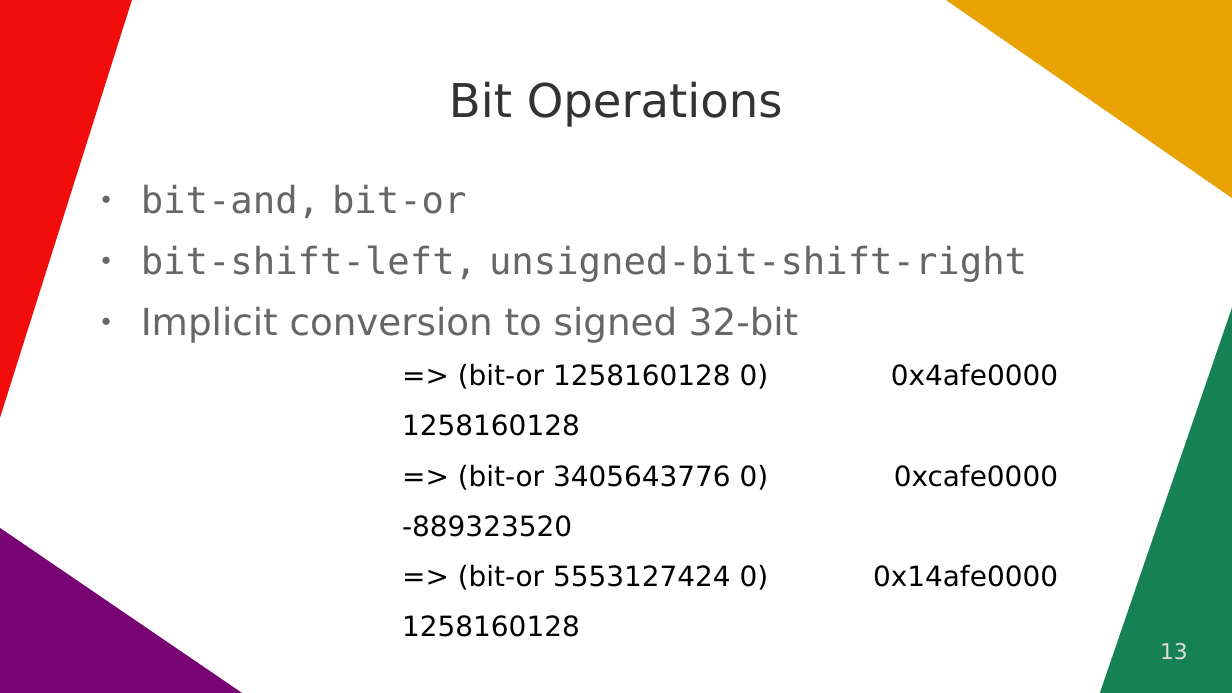
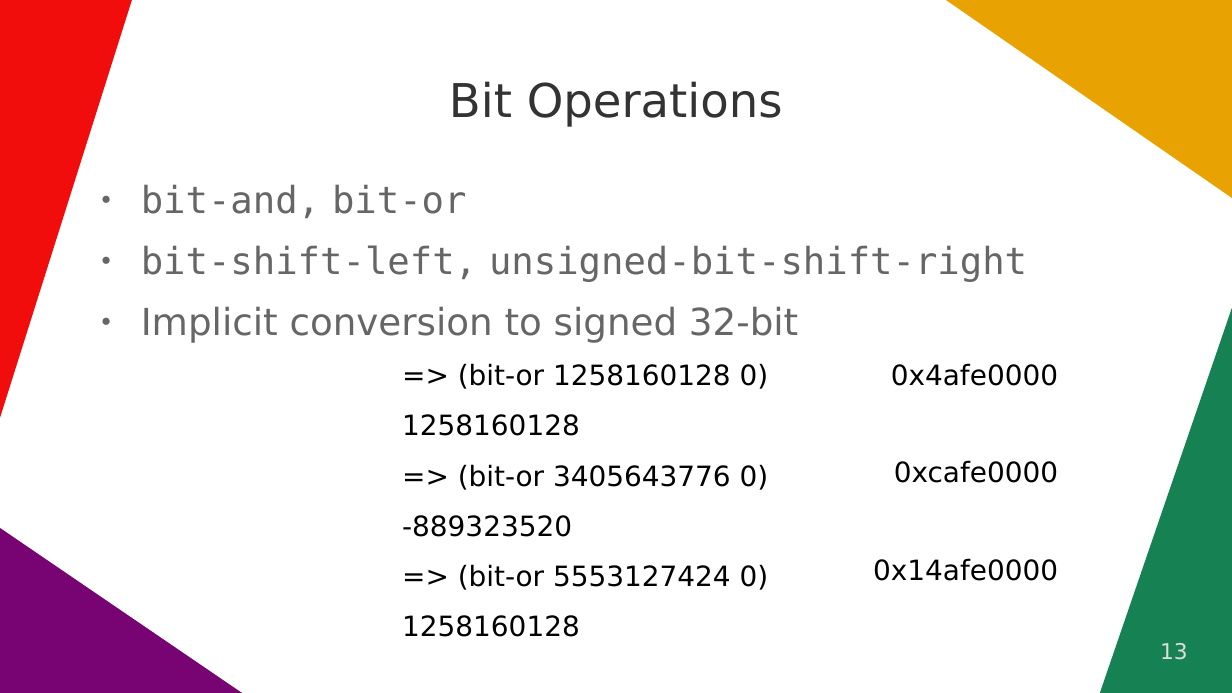
Before and after one commit to quoll/cljs-math, a slide deck: slide 13 of docs/ClojureDays2022.odp. Drawn at 1232x693 pixels with LibreOffice and Linux fonts; fonts in the diff are those of the drawing. Boxes give left, top, right and bottom in pixels: in the first picture for what was removed or moved away, otherwise in the second. Text is boxed around its words. In the diff, an @@ line names an element or a change of style, - is before the commit and + after.

```diff
--- a/docs/ClojureDays2022.odp
+++ b/docs/ClojureDays2022.odp
@@ text at <box>873,464,1058,587</box>: paragraphs removed @@
-0xcafe0000
-0x14afe0000
@@ text added at <box>894,460,1058,483</box>, 18 pt, text #000000 @@
+0xcafe0000
@@ text added at <box>873,558,1058,581</box>, 18 pt, text #000000 @@
+0x14afe0000
```
Also in this commit, not shown: 1 other slide changed.
